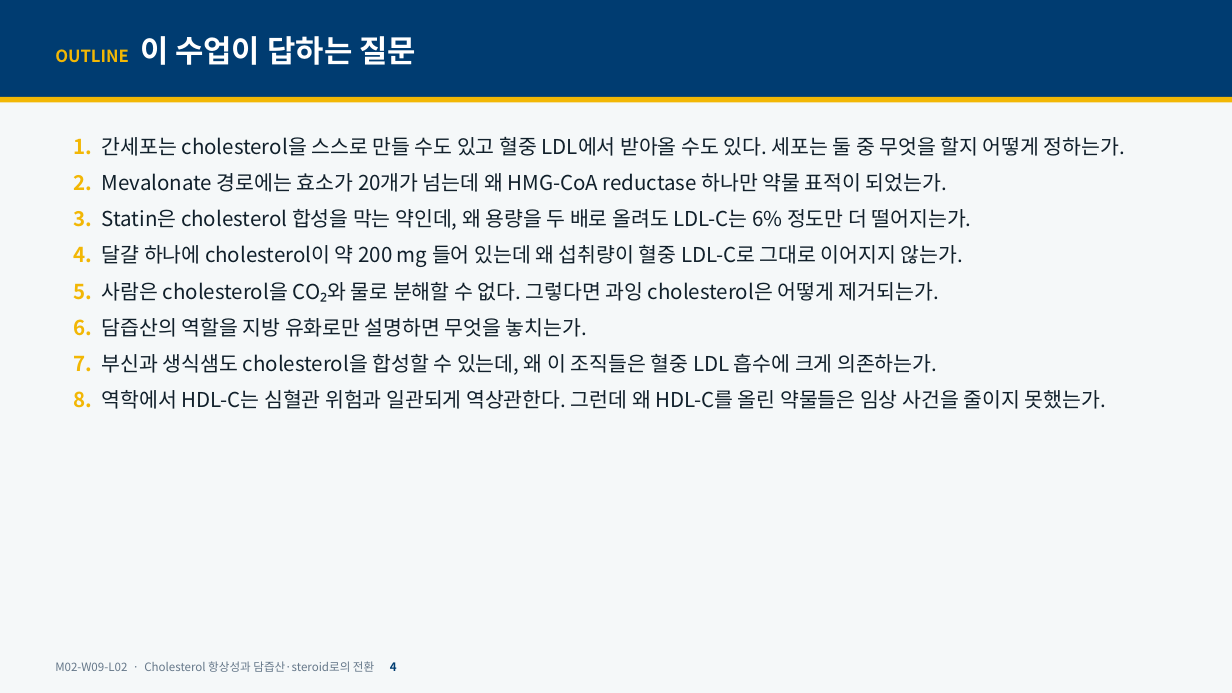
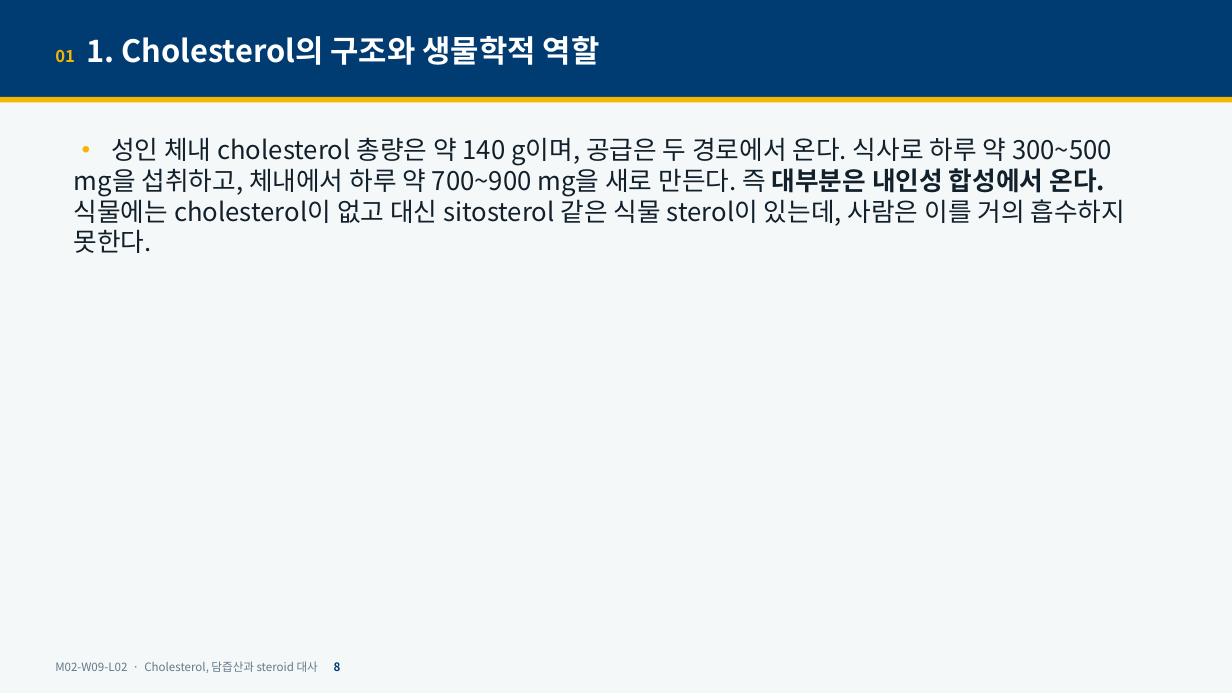
Before and after one commit to hoperiasd2/hoperiasd2.github.io, a slide deck: slide 8 of curriculum/M02/W09/L02/slides.pptx (slide 4 before the commit). Drawn at 1232x693 pixels with LibreOffice and Linux fonts; fonts in the diff are those of the drawing. Boxes give left, top, right and bottom in pixels: in the first picture for what was removed or moved away, otherwise in the second. Text is boxed around its words. In the diff, an @@ line names an element or a change of style, - is before the commit and + after.

```diff
--- a/curriculum/M02/W09/L02/slides.pptx
+++ b/curriculum/M02/W09/L02/slides.pptx
@@ text at (55, 36, 600, 65): text changed @@
-OUTLINE 이 수업이 답하는 질문
+01 1. Cholesterol의 구조와 생물학적 역할
@@ text at (74, 137, 1126, 253): text changed; size 16 to 20 pt @@
-1. 간세포는 cholesterol을 스스로 만들 수도 있고 혈중 LDL에서 받아올 수도 있다. 세포는 둘 중 무엇을 할지 어떻게 정하는가.
-2. Mevalonate 경로에는 효소가 20개가 넘는데 왜 HMG-CoA reductase 하나만 약물 표적이 되었는가.
-3. Statin은 cholesterol 합성을 막는 약인데, 왜 용량을 두 배로 올려도 LDL-C는 6% 정도만 더 떨어지는가.
-4. 달걀 하나에 cholesterol이 약 200 mg 들어 있는데 왜 섭취량이 혈중 LDL-C로 그대로 이어지지 않는가.
-5. 사람은 cholesterol을 CO₂와 물로 분해할 수 없다. 그렇다면 과잉 cholesterol은 어떻게 제거되는가.
-6. 담즙산의 역할을 지방 유화로만 설명하면 무엇을 놓치는가.
-7. 부신과 생식샘도 cholesterol을 합성할 수 있는데, 왜 이 조직들은 혈중 LDL 흡수에 크게 의존하는가.
-8. 역학에서 HDL-C는 심혈관 위험과 일관되게 역상관한다. 그런데 왜 HDL-C를 올린 약물들은 임상 사건을 줄이지 못했는가.
+• 성인 체내 cholesterol 총량은 약 140 g이며, 공급은 두 경로에서 온다. 식사로 하루 약 300~500 mg을 섭취하고, 체내에서 하루 약 700~900 mg을 새로 만든다. 즉 대부분은 내인성 합성에서 온다. 식물에는 cholesterol이 없고 대신 sitosterol 같은 식물 sterol이 있는데, 사람은 이를 거의 흡수하지 못한다.
@@ text at (55, 661, 341, 673): text changed @@
-M02-W09-L02 · Cholesterol 항상성과 담즙산·steroid로의 전환 4
+M02-W09-L02 · Cholesterol, 담즙산과 steroid 대사 8
```
Also in this commit, not shown: 32 other slides changed, 11 slides added, 10 slides removed, 10 other files.
